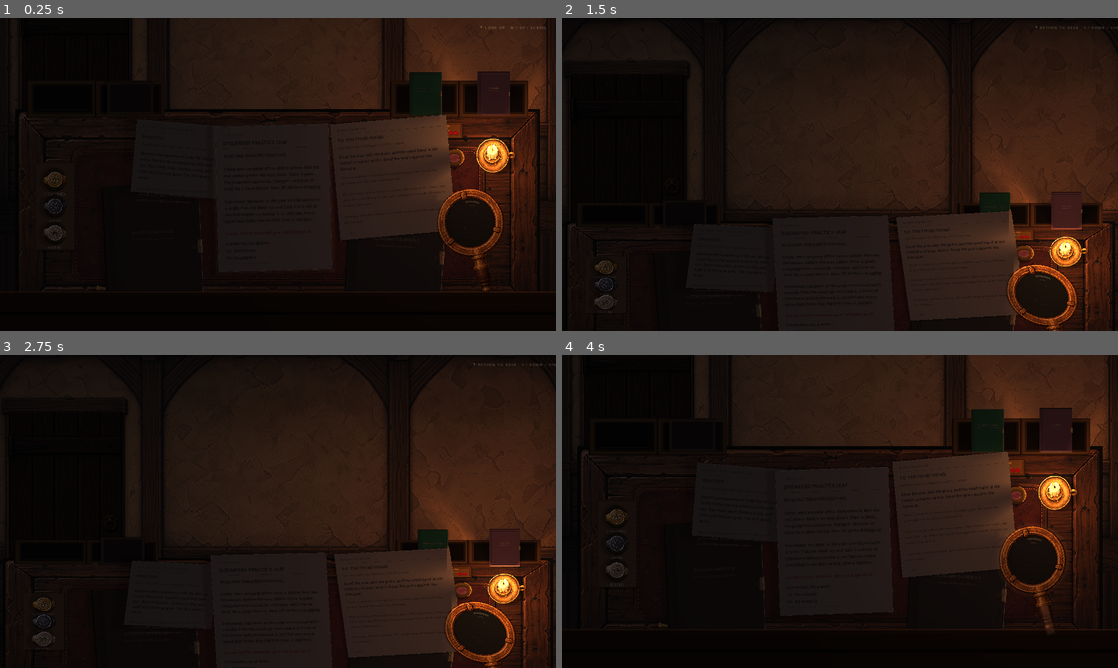
Above: before the commit, frames 1-4 (two rows, left to right).
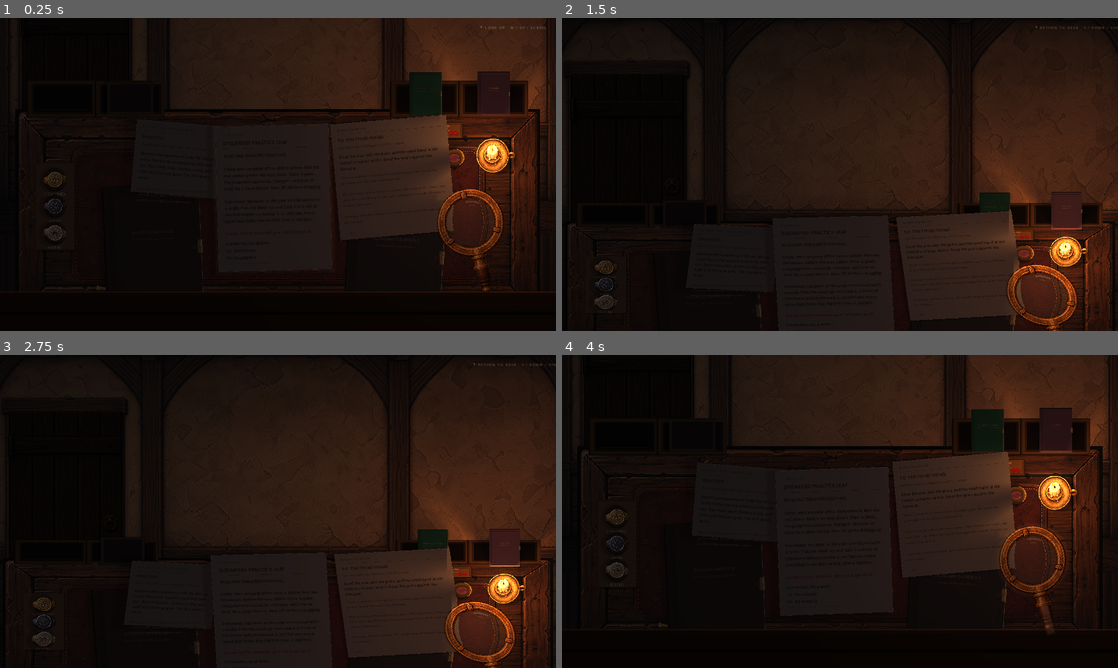
Above: after the commit, the same moments.

Repository: PatheticPants/HREGAME
Game: Godot game, scene res://scenes/main.tscn
Two runs of this game, one before a commit and one after it. Both use one fixed random seed, a clock stepped at 60 frames per second and the inputs below.
Inputs (mouse positions are in pixels of both pictures, inside the frame that each line leads up to):
- Up to frame 1 (0.25 s): no input
- Up to frame 2 (1.5 s): tap Enter at 0.5 s; move the mouse to (962, 158) at 0.52 s; hold Up 0.53-1.25 s; click (962, 158) at 0.67 s; drag from (728, 190) to (812, 237) at 1.27 s
- Up to frame 3 (2.75 s): tap Space at 2 s; move the mouse to (333, 442) at 2.02 s; hold Up from 2.03 s (still down)
- Up to frame 4 (4 s): release Up at 2.75 s; tap Enter at 2.75 s; drag from (812, 574) to (673, 464) at 2.77 s; tap Space at 3.5 s; move the mouse to (1006, 558) at 3.52 s; hold Down from 3.53 s (still down)

The runs differ from the first frame. In frame 1, 1.0% of the frame differs, in the area x 80-89%, y 57-74%; in frame 2, 1.0%, in the area x 81-92%, y 81-96%; in frame 3, 1.0%; in frame 4, 1.0%.

Commit message:
Make the magnifier magnify the whole desk
The screen effect was confined to a regional backbuffer: it happened to look valid in the 2.45x capture pose, but refracted taps sampled undefined black at the game's real zoom. Use the viewport copy, bring a settled centre to a real 2x, and fade that generic image out as authored seal/formula detail resolves so the glass never double-prints evidence. Frames 60 and 61 now agree at harness and play zoom; the comparable capture pose is 6.79 ms/frame versus the 7.28 ms baseline.

Diff:
--- a/scripts/presentation/lens.gd
+++ b/scripts/presentation/lens.gd
@@ -38,32 +38,9 @@
 var _focus_dwell := 0.0
 ## How settled the glass is, 0..1, from its own speed.
 ##
-## KEPT, UNUSED BY THE SHADER, AND HERE IS WHY. The owner's report is right and
-## unfixed: the glass magnifies two of the seventeen objects on the desk, because
-## only `CharterView` and `SealTag` implement the detail contract and everything
-## else — the four books, the dockets, the letters, the tablet — gets nothing.
-##
-## The obvious fix is the screen-space path that already exists: the shader
-## samples `hint_screen_texture` behind a `BackBufferCopy`, so raising the
-## magnification enlarges ANY object without it implementing a thing, and cannot
-## see through a page because a page on top is what is in the picture. Tried, at
-## 0.85..1.30. Two things came out of it, both measured:
-##
-##   - Over authored evidence it double-draws: the same sentence in the aperture
-##     at two sizes, the screen copy ghosting under the redraw. A/B with the
-##     magnification forced to zero isolates it. Cross-fading against
-##     `_focus_amount` fixes that part cleanly.
-##   - At PLAY zoom the aperture goes black. It only looked right in the capture
-##     harness's 2.45x poses, which is not a camera the game is ever in — so both
-##     frames that appeared to prove it were taken under a condition no player
-##     sees. `lens_center_screen` is derived from the canvas transform and
-##     `SCREEN_UV` from the framebuffer, and those two stop agreeing somewhere.
-##
-## A black aperture is a worse defect than a weak one, so the magnification is
-## back at its old value and this is the note for whoever finishes it. The other
-## route, if the screen path stays stubborn, is a generic `draw_detail` on Sheet
-## and ReferenceBook — more code, but deterministic and resolution-independent.
-## Frames 60 and 61 are the evidence, at harness zoom and at play zoom.
+## This is deliberately independent of `_focus_amount`: the composited screen
+## path magnifies every visible object, including books, dockets, correspondence
+## and the tablet, while `_focus_amount` belongs only to authored evidence.
 var _settle := 0.0
 var _reported: Dictionary = {}
 var _optical_lag := Vector2.ZERO
@@ -177,26 +154,14 @@
 		var centre_px := get_global_transform_with_canvas().origin
 		_optics_material.set_shader_parameter("lens_center_screen",
 			centre_px / viewport_size)
-		# THE GLASS MAGNIFIES WHATEVER IS UNDER IT, ALWAYS, AND THAT IS THE WHOLE
-		# JOB. It used to be 0.048..0.070 — a five per cent bulge — so it proved
-		# there was glass in the aperture and did nothing else. Everything on this
-		# desk that was not a seal, a closing formula or your own impression got
-		# no enlargement at all: two of the seventeen objects on the desk, counted.
-		# The books, the dockets, the letters, the tablet, all of it, nothing.
+		# THE GLASS MAGNIFIES WHATEVER IS UNDER IT, ALWAYS.
 		#
 		# This samples the composited screen, so it enlarges EVERY object without
 		# any of them implementing anything — and it cannot see through a page,
 		# because a page that is on top is what is in the picture.
 		#
-		# It sharpens as the glass settles: a moving glass is a glance, a still one
-		# is a reading. `body` in the shader falls to zero at the rim, so the edge
-		# stays true and only the middle swells, which is what a ground lens does.
-		# HELD AT THE OLD VALUE ON PURPOSE, AND IT IS STILL WRONG. See the note on
-		# `_settle`: raising this to a real magnification blacks the aperture out
-		# at play zoom, so the honest state is the weak-but-safe one until the
-		# screen-space path is understood rather than half-fixed.
 		_optics_material.set_shader_parameter("magnification",
-			lerpf(0.048, 0.070, _focus_amount))
+			optical_magnification())
 		# `active` WAS THE GATE AND WAS WIRED TO THE CONSTANT 1.0.
 		#
 		# The uniform exists to switch the optics off, and every frame of the
@@ -211,7 +176,15 @@
 		# be rebuilt when the glass comes back out of the hole.
 		if _optics_copy != null:
 			_optics_copy.copy_mode = BackBufferCopy.COPY_MODE_DISABLED \
-				if working <= 0.0 else BackBufferCopy.COPY_MODE_RECT
+				if working <= 0.0 else BackBufferCopy.COPY_MODE_VIEWPORT
+
+
+## A moving glass is a glance; a still one reaches 2x at the centre. Authored
+## evidence replaces rather than overlays the screen image as it resolves, so
+## the aperture never prints the same sentence at two sizes.
+func optical_magnification() -> float:
+	var generic := lerpf(0.16, 1.0, _settle)
+	return lerpf(generic, 0.0, _focus_amount)
 
 
 ## A petitioner reacts to an inspection once, not every time the glass wobbles
@@ -330,7 +303,11 @@
 func _build_optics() -> void:
 	_optics_copy = BackBufferCopy.new()
 	_optics_copy.name = "lens_backbuffer"
-	_optics_copy.copy_mode = BackBufferCopy.COPY_MODE_RECT
+	# A regional copy makes every refracted read outside its transformed rect
+	# undefined. It appeared sound under the capture harness's 2.45x camera and
+	# sampled black at the game's real zoom. The viewport copy keeps every tap
+	# valid while the shader itself remains confined to this aperture.
+	_optics_copy.copy_mode = BackBufferCopy.COPY_MODE_VIEWPORT
 	_optics_copy.rect = Rect2(-Vector2.ONE * (APERTURE_RADIUS + 5.0),
 		Vector2.ONE * (APERTURE_RADIUS + 5.0) * 2.0)
 	_optics_copy.z_index = -1
--- a/tests/test_presentation.gd
+++ b/tests/test_presentation.gd
@@ -838,6 +838,21 @@
 				"and it is 1x1, because Polygon2D divides uv by the texture size")
 		_is_true(quad != null and quad.material is ShaderMaterial,
 			"and the aperture still carries its refraction material")
+		var copy := lens.get_node_or_null("lens_backbuffer") as BackBufferCopy
+		_is_true(copy != null
+			and copy.copy_mode == BackBufferCopy.COPY_MODE_VIEWPORT,
+			"refracted taps have a complete backbuffer at every camera zoom")
+		var old_settle := lens._settle
+		var old_focus := lens._focus_amount
+		lens._settle = 1.0
+		lens._focus_amount = 0.0
+		_is_true(lens.optical_magnification() >= 0.99,
+			"a settled glass reaches a true 2x magnification at its centre")
+		lens._focus_amount = 1.0
+		_is_true(lens.optical_magnification() <= 0.01,
+			"authored evidence replaces the screen image instead of double-printing")
+		lens._settle = old_settle
+		lens._focus_amount = old_focus
 
 	var spoon := desk.press.spoon if desk.press != null else null
 	_is_true(spoon != null, "the wax spoon exists for silhouette checks")
